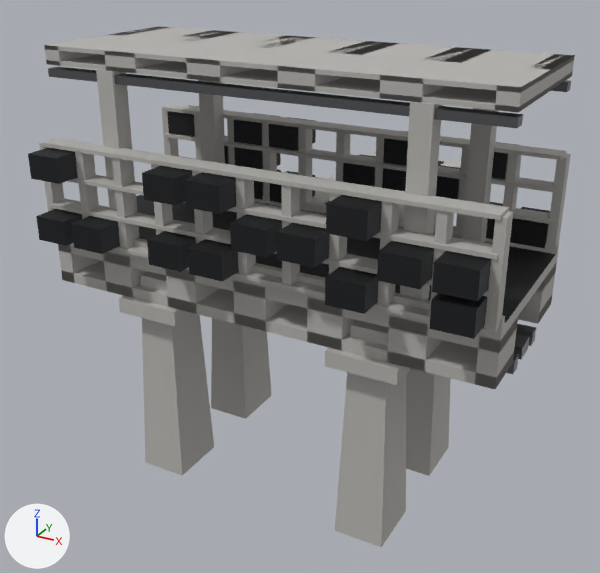
An edit to the FBX model Assets/_Project/04.Art/02.Models/Megastructure/SM_Mega_Junction.fbx, drawn before and after from the same camera.
The view is the same before and after, from a 50 mm camera at (67.8, -122.8, 84.5) aimed at (-7.5, 14.0, 16.1). The axes (+X, +Y, +Z) are drawn at lower left. The lights are the same throughout. The picture after the commit comes second. Where no turn or scale is listed for an object, it has been applied to the vertices. Vertices at exactly the same position are counted once.

Names of what the first picture shows: 'SM_Mega_Junction'.
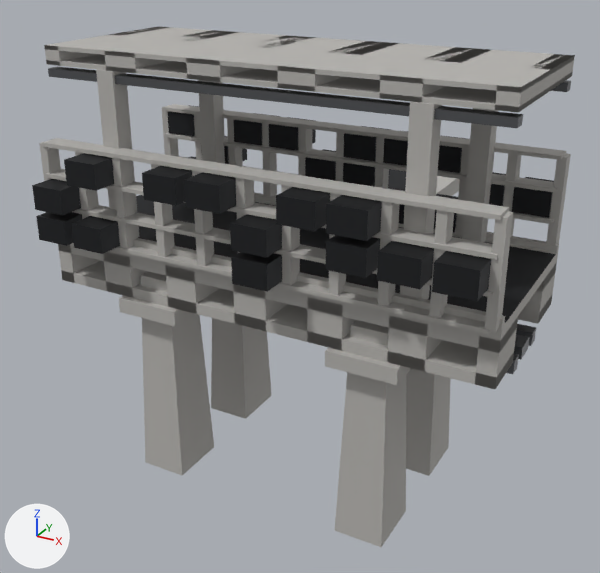
Changed parts and their boxes (x1, y1, x2, y2) in the pictures (600 x 573 px; the box of a moved part takes in the faces that stretch with it):
'SM_Mega_Junction', reshaped
    before: (28, 26, 575, 547)
    after: (32, 26, 575, 547)
part 1 of me_sm_mega_junction, moved or reshaped
    before: (188, 239, 239, 281)
    after: (231, 252, 282, 292)
part 2 of me_sm_mega_junction, moved or reshaped
    before: (28, 148, 78, 184)
    after: (32, 179, 81, 215)
part 3 of me_sm_mega_junction, moved or reshaped
    before: (325, 267, 378, 314)
    after: (325, 235, 380, 278)
part 4 of me_sm_mega_junction, moved or reshaped
    before: (147, 231, 196, 272)
    after: (64, 153, 114, 191)
part 5 of me_sm_mega_junction, moved or reshaped
    before: (276, 223, 329, 268)
    after: (276, 187, 330, 231)
part 6 of me_sm_mega_junction, moved or reshaped (not visible afterwards)
    before: (270, 171, 315, 203)
part 7 of me_sm_mega_junction, moved or reshaped (mostly hidden afterwards)
    before: (382, 168, 406, 191)
    after: (396, 188, 405, 224)
part 8 of me_sm_mega_junction, moved or reshaped
    before: (436, 165, 461, 199)
    after: (434, 194, 458, 233)
part 9 of me_sm_mega_junction, moved or reshaped
    before: (234, 147, 281, 170)
    after: (305, 149, 336, 181)
part 10 of me_sm_mega_junction, moved or reshaped
    before: (492, 142, 517, 179)
    after: (489, 172, 506, 206)
part 11 of me_sm_mega_junction, moved or reshaped
    before: (510, 207, 550, 248)
    after: (512, 177, 554, 218)
part 12 of me_sm_mega_junction, moved or reshaped (mostly hidden before)
    before: (486, 202, 503, 239)
    after: (343, 126, 391, 161)
part 13 of me_sm_mega_junction, moved or reshaped
    before: (254, 169, 281, 200)
    after: (438, 136, 466, 173)
part 14 of me_sm_mega_junction, deleted
    before: (429, 293, 487, 339)

What changed in the scene script:
```text
Change me_sm_mega_junction:
    used by ob_sm_mega_junction; location = (0.0, 0.0, 0.0)
    remove me_sm_mega_junction.from_pydata(...)  # 1096 vertices, 846 faces; spans x -42.0..42.0, y -23.2..69.0, z -14.0..65.2
    add me_sm_mega_junction.from_pydata(...)  # 1080 vertices, 834 faces; spans x -42.0..42.0, y -23.2..69.0, z -14.0..65.2
    me_sm_mega_junction part 1: the loose piece of 8 vertices spanning x -7.3..-0.9, y -23.2..-15.7, z 32.6..37.0 is moved by (8.2, 0.0, 0.0)
    me_sm_mega_junction part 2: the loose piece of 8 vertices spanning x -39.9..-33.5, y -23.2..-15.7, z 43.8..48.2 is moved by (0.0, 0.0, -5.6)
    me_sm_mega_junction part 3: the loose piece of 8 vertices spanning x 17.2..23.6, y -23.2..-15.7, z 32.6..37.0 is moved by (0.0, 0.0, 5.6)
    me_sm_mega_junction part 4: the loose piece of 8 vertices spanning x -15.4..-9.0, y -23.2..-15.7, z 32.6..37.0 is moved by (-16.3, 0.0, 11.2)
    me_sm_mega_junction part 5: the loose piece of 8 vertices spanning x 9.0..15.4, y -23.2..-15.7, z 38.2..42.6 is moved by (0.0, 0.0, 5.6)
    me_sm_mega_junction part 6: the loose piece of 8 vertices spanning x -15.4..-9.0, y 15.8..23.3, z 32.6..37.0 is moved by (8.2, 0.0, 0.0)
    me_sm_mega_junction part 7: the loose piece of 8 vertices spanning x 9.0..15.4, y 15.8..23.3, z 38.2..42.6 is moved by (0.0, 0.0, -5.6)
    me_sm_mega_junction part 8: the loose piece of 8 vertices spanning x 17.2..23.6, y 15.8..23.3, z 38.2..42.6 is moved by (0.0, 0.0, -5.6)
    me_sm_mega_junction part 9: the loose piece of 8 vertices spanning x -23.6..-17.2, y 15.8..23.3, z 38.2..42.6 is moved by (16.3, 0.0, 0.0)
    me_sm_mega_junction part 10: the loose piece of 8 vertices spanning x 25.4..31.8, y 15.8..23.3, z 43.8..48.2 is moved by (0.0, 0.0, -5.6)
    me_sm_mega_junction part 11: the loose piece of 8 vertices spanning x 33.5..39.9, y 15.8..23.3, z 32.6..37.0 is moved by (0.0, 0.0, 5.6)
    me_sm_mega_junction part 12: the loose piece of 8 vertices spanning x 25.4..31.8, y 15.8..23.3, z 32.6..37.0 is moved by (-24.5, 0.0, 11.2)
    me_sm_mega_junction part 13: the loose piece of 8 vertices spanning x -23.6..-17.2, y 15.8..23.3, z 32.6..37.0 is moved by (40.8, 0.0, 11.2)
    me_sm_mega_junction part 14: the loose piece of 8 vertices spanning x 33.5..39.9, y -23.2..-15.7, z 32.6..37.0 is deleted
    other edits to the shape of me_sm_mega_junction do not show in these pictures
```
